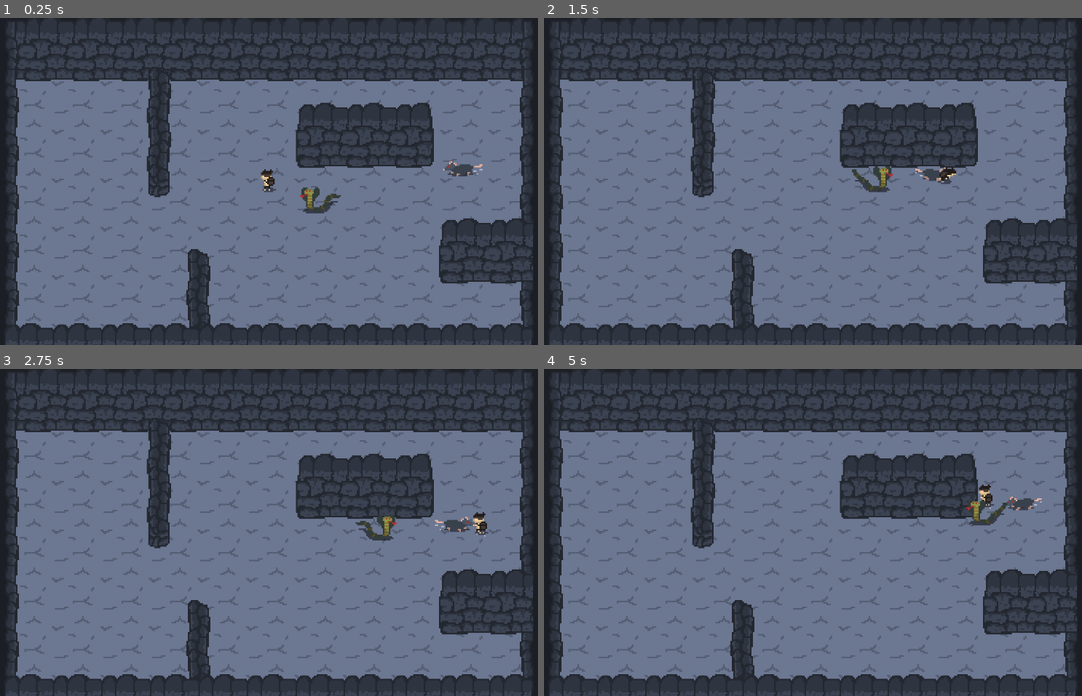
Above: before the commit, frames 1-4 (two rows, left to right).
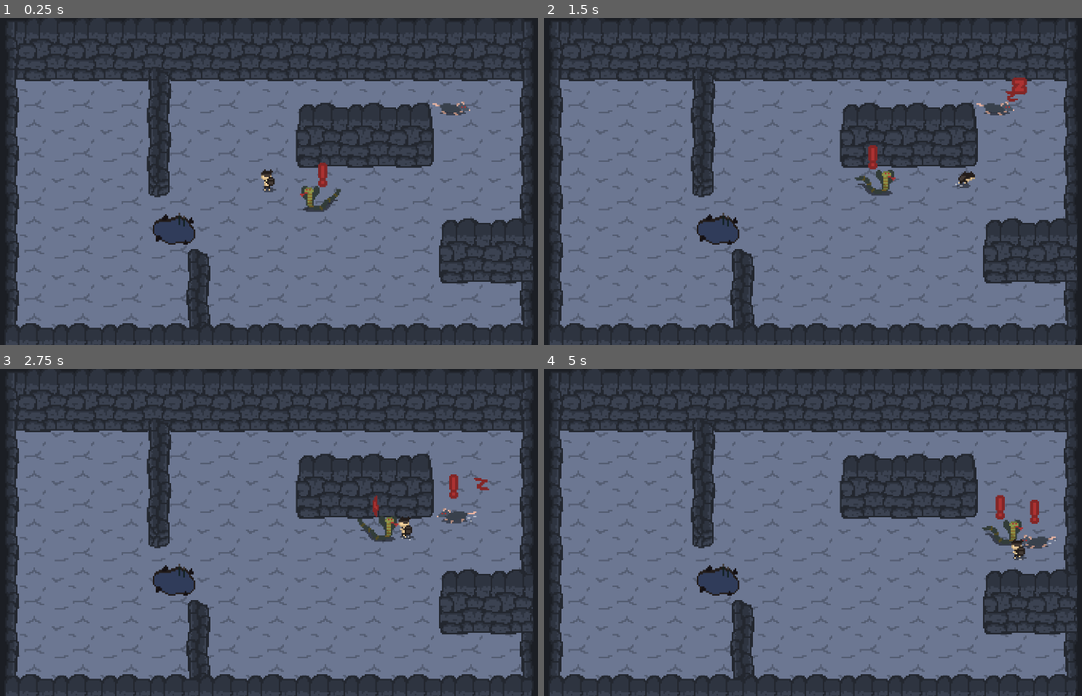
Above: after the commit, the same moments.

Repository: NicoUnd/cam-game-jam-26-repo
Game: Godot game, scene res://scenes/levels/cave_level.tscn
The game is run twice, just before and just after one commit, with the same random seed, the same clock (stepped at 60 frames per second) and the same inputs. This scene is started directly instead of the project's main scene.
Inputs (mouse positions are in pixels of both pictures, inside the frame that each line leads up to):
- Up to frame 1 (0.25 s): no input
- Up to frame 2 (1.5 s): tap Enter (ui_accept) at 0.5, 0.77 s; move the mouse to (942, 165) at 0.52 s; hold D (right) from 0.53 s (still down); tap E (Petrify) at 0.6 s; move the mouse to (694, 197) at 1.27 s; tap Shift (Dash) at 1.35 s
- Up to frame 3 (2.75 s): tap Enter (ui_accept) at 1.52 s; tap E (Petrify) at 1.55, 2.1 s; move the mouse to (328, 460) at 2.02 s; release D (right) at 2.03 s; hold A (left) from 2.03 s (still down)
- Up to frame 4 (5 s): move the mouse to (786, 597) at 2.77 s; release A (left) at 2.78 s; hold D (right) 2.78-4.28 s; tap E (Petrify) at 2.85, 3.8, 4.35 s; tap Enter (ui_accept) at 3.02, 3.77, 4.52 s; move the mouse to (985, 581) at 3.52 s; tap Shift (Dash) at 3.6 s; move the mouse to (635, 483) at 4.27 s; hold A (left) from 4.28 s (still down)

The runs differ from the first frame. In frame 1, 1.3% of the frame differs, in the area x 28-90%, y 25-70%; in frame 2, 1.7%; in frame 3, 1.6%; in frame 4, 1.9%, in the area x 28-96%, y 35-70%.

Commit message:
sleeping

Diff:
--- a/scenes/enemies/enemy.tscn
+++ b/scenes/enemies/enemy.tscn
@@ -1,6 +1,80 @@
 [gd_scene format=3 uid="uid://28fxek2ibb54"]
 
 [ext_resource type="Script" uid="uid://d114r30gu8vjt" path="res://scripts/enemies/enemy.gd" id="1_6xk8f"]
+[ext_resource type="PackedScene" uid="uid://ctidcyu548w45" path="res://scenes/spotted.tscn" id="2_8e3ao"]
+[ext_resource type="Texture2D" uid="uid://bd8ohp53gau56" path="res://assets/sprites/zzz_sheet.png" id="3_38ino"]
+[ext_resource type="Script" uid="uid://chdu5882b75lt" path="res://scripts/sleeping.gd" id="4_fcftc"]
+
+[sub_resource type="AtlasTexture" id="AtlasTexture_fcftc"]
+atlas = ExtResource("3_38ino")
+region = Rect2(0, 0, 32, 32)
+
+[sub_resource type="AtlasTexture" id="AtlasTexture_lu5c6"]
+atlas = ExtResource("3_38ino")
+region = Rect2(32, 0, 32, 32)
+
+[sub_resource type="AtlasTexture" id="AtlasTexture_nb6gf"]
+atlas = ExtResource("3_38ino")
+region = Rect2(64, 0, 32, 32)
+
+[sub_resource type="AtlasTexture" id="AtlasTexture_jt03m"]
+atlas = ExtResource("3_38ino")
+region = Rect2(96, 0, 32, 32)
+
+[sub_resource type="AtlasTexture" id="AtlasTexture_n7575"]
+atlas = ExtResource("3_38ino")
+region = Rect2(128, 0, 32, 32)
+
+[sub_resource type="AtlasTexture" id="AtlasTexture_qch6t"]
+atlas = ExtResource("3_38ino")
+region = Rect2(160, 0, 32, 32)
+
+[sub_resource type="AtlasTexture" id="AtlasTexture_y5th1"]
+atlas = ExtResource("3_38ino")
+region = Rect2(192, 0, 32, 32)
+
+[sub_resource type="AtlasTexture" id="AtlasTexture_tihwb"]
+atlas = ExtResource("3_38ino")
+region = Rect2(224, 0, 32, 32)
+
+[sub_resource type="AtlasTexture" id="AtlasTexture_p7w77"]
+atlas = ExtResource("3_38ino")
+region = Rect2(256, 0, 32, 32)
+
+[sub_resource type="SpriteFrames" id="SpriteFrames_8e3ao"]
+animations = [{
+"frames": [{
+"duration": 1.0,
+"texture": SubResource("AtlasTexture_fcftc")
+}, {
+"duration": 1.0,
+"texture": SubResource("AtlasTexture_lu5c6")
+}, {
+"duration": 1.0,
+"texture": SubResource("AtlasTexture_nb6gf")
+}, {
+"duration": 1.0,
+"texture": SubResource("AtlasTexture_jt03m")
+}, {
+"duration": 1.0,
+"texture": SubResource("AtlasTexture_n7575")
+}, {
+"duration": 1.0,
+"texture": SubResource("AtlasTexture_qch6t")
+}, {
+"duration": 1.0,
+"texture": SubResource("AtlasTexture_y5th1")
+}, {
+"duration": 1.0,
+"texture": SubResource("AtlasTexture_tihwb")
+}, {
+"duration": 1.0,
+"texture": SubResource("AtlasTexture_p7w77")
+}],
+"loop": false,
+"name": &"default",
+"speed": 5.0
+}]
 
 [node name="Enemy" type="RigidBody2D" unique_id=668174716 groups=["Enemies"]]
 y_sort_enabled = true
@@ -12,6 +86,7 @@
 linear_damp = 15.0
 script = ExtResource("1_6xk8f")
 damage = 50
+chase_for = 3.0
 
 [node name="AttackArea2D" type="Area2D" parent="." unique_id=1413472798]
 scale = Vector2(1, 0.99999994)
@@ -23,5 +98,25 @@
 [node name="AnimatedSprite2D" type="AnimatedSprite2D" parent="." unique_id=1003921594]
 scale = Vector2(3, 3)
 
+[node name="Spotted" parent="." unique_id=153104076 instance=ExtResource("2_8e3ao")]
+visible = false
+top_level = false
+z_index = 20
+position = Vector2(0, -58)
+
+[node name="Sleeping" type="AnimatedSprite2D" parent="." unique_id=2101557165]
+visible = false
+position = Vector2(61, -60)
+scale = Vector2(3, 3)
+sprite_frames = SubResource("SpriteFrames_8e3ao")
+frame = 8
+frame_progress = 1.0
+script = ExtResource("4_fcftc")
+
+[node name="Timer" type="Timer" parent="Sleeping" unique_id=116733340]
+autostart = true
+
 [connection signal="body_entered" from="AttackArea2D" to="." method="_on_hurtbox_entered"]
 [connection signal="body_exited" from="AttackArea2D" to="." method="_on_hurtbox_exited"]
+[connection signal="animation_finished" from="Sleeping" to="Sleeping" method="_on_animation_finished"]
+[connection signal="timeout" from="Sleeping/Timer" to="Sleeping" method="_on_timer_timeout"]
--- a/scenes/enemies/rat.tscn
+++ b/scenes/enemies/rat.tscn
@@ -4,8 +4,8 @@
 [ext_resource type="Texture2D" uid="uid://ds13fqv20ps75" path="res://assets/sprites/rat_sheet.png" id="2_l3lpa"]
 
 [sub_resource type="CapsuleShape2D" id="CapsuleShape2D_qn0ow"]
-radius = 14.0
-height = 56.0
+radius = 9.0
+height = 40.0
 
 [sub_resource type="AtlasTexture" id="AtlasTexture_orb1r"]
 atlas = ExtResource("2_l3lpa")
@@ -15,13 +15,25 @@
 atlas = ExtResource("2_l3lpa")
 region = Rect2(32, 0, 32, 16)
 
+[sub_resource type="AtlasTexture" id="AtlasTexture_qn0ow"]
+atlas = ExtResource("2_l3lpa")
+region = Rect2(0, 16, 32, 16)
+
+[sub_resource type="AtlasTexture" id="AtlasTexture_l3lpa"]
+atlas = ExtResource("2_l3lpa")
+region = Rect2(32, 16, 32, 16)
+
 [sub_resource type="AtlasTexture" id="AtlasTexture_fxid1"]
 atlas = ExtResource("2_l3lpa")
-region = Rect2(64, 0, 32, 16)
+region = Rect2(64, 16, 32, 16)
 
 [sub_resource type="AtlasTexture" id="AtlasTexture_ohayx"]
 atlas = ExtResource("2_l3lpa")
-region = Rect2(96, 0, 32, 16)
+region = Rect2(96, 16, 32, 16)
+
+[sub_resource type="AtlasTexture" id="AtlasTexture_rl5i1"]
+atlas = ExtResource("2_l3lpa")
+region = Rect2(0, 0, 32, 16)
 
 [sub_resource type="SpriteFrames" id="SpriteFrames_rl5i1"]
 animations = [{
@@ -31,6 +43,17 @@
 }, {
 "duration": 1.0,
 "texture": SubResource("AtlasTexture_6756y")
+}],
+"loop": true,
+"name": &"idle",
+"speed": 4.0
+}, {
+"frames": [{
+"duration": 1.0,
+"texture": SubResource("AtlasTexture_qn0ow")
+}, {
+"duration": 1.0,
+"texture": SubResource("AtlasTexture_l3lpa")
 }, {
 "duration": 1.0,
 "texture": SubResource("AtlasTexture_fxid1")
@@ -39,12 +62,22 @@
 "texture": SubResource("AtlasTexture_ohayx")
 }],
 "loop": true,
-"name": &"default",
+"name": &"run",
 "speed": 8.0
+}, {
+"frames": [{
+"duration": 1.0,
+"texture": SubResource("AtlasTexture_rl5i1")
+}],
+"loop": false,
+"name": &"sleep",
+"speed": 1.0
 }]
 
 [node name="Rat" unique_id=668174716 instance=ExtResource("1_qn0ow")]
-speed = 150.0
+speed = 160.0
+damage = 1
+chase_for = 0.0
 
 [node name="CollisionShape2D" parent="." index="1" unique_id=580851608]
 rotation = 1.5707964
@@ -52,5 +85,5 @@
 
 [node name="AnimatedSprite2D" parent="." index="2" unique_id=1003921594]
 sprite_frames = SubResource("SpriteFrames_rl5i1")
-autoplay = "default"
-frame_progress = 0.8456306
+animation = &"sleep"
+autoplay = "idle"
--- a/scenes/enemies/snake.tscn
+++ b/scenes/enemies/snake.tscn
@@ -5,8 +5,8 @@
 [ext_resource type="Texture2D" uid="uid://csuhyr5hd1h1" path="res://assets/sprites/snake_sheet.png" id="1_uprpt"]
 
 [sub_resource type="CapsuleShape2D" id="CapsuleShape2D_lcdrh"]
-radius = 17.495
-height = 75.43
+radius = 11.495
+height = 59.43
 
 [sub_resource type="AtlasTexture" id="AtlasTexture_lcdrh"]
 atlas = ExtResource("1_uprpt")
@@ -24,6 +24,26 @@
 atlas = ExtResource("1_uprpt")
 region = Rect2(96, 0, 32, 32)
 
+[sub_resource type="AtlasTexture" id="AtlasTexture_4asqu"]
+atlas = ExtResource("1_uprpt")
+region = Rect2(0, 0, 32, 32)
+
+[sub_resource type="AtlasTexture" id="AtlasTexture_8an45"]
+atlas = ExtResource("1_uprpt")
+region = Rect2(32, 0, 32, 32)
+
+[sub_resource type="AtlasTexture" id="AtlasTexture_vayta"]
+atlas = ExtResource("1_uprpt")
+region = Rect2(64, 0, 32, 32)
+
+[sub_resource type="AtlasTexture" id="AtlasTexture_h4f8f"]
+atlas = ExtResource("1_uprpt")
+region = Rect2(96, 0, 32, 32)
+
+[sub_resource type="AtlasTexture" id="AtlasTexture_e5xii"]
+atlas = ExtResource("1_uprpt")
+region = Rect2(0, 0, 32, 32)
+
 [sub_resource type="SpriteFrames" id="SpriteFrames_4asqu"]
 animations = [{
 "frames": [{
@@ -40,23 +60,45 @@
 "texture": SubResource("AtlasTexture_cee5q")
 }],
 "loop": true,
-"name": &"default",
+"name": &"idle",
+"speed": 4.0
+}, {
+"frames": [{
+"duration": 1.0,
+"texture": SubResource("AtlasTexture_4asqu")
+}, {
+"duration": 1.0,
+"texture": SubResource("AtlasTexture_8an45")
+}, {
+"duration": 1.0,
+"texture": SubResource("AtlasTexture_vayta")
+}, {
+"duration": 1.0,
+"texture": SubResource("AtlasTexture_h4f8f")
+}],
+"loop": true,
+"name": &"run",
 "speed": 8.0
+}, {
+"frames": [{
+"duration": 1.0,
+"texture": SubResource("AtlasTexture_e5xii")
+}],
+"loop": false,
+"name": &"sleep",
+"speed": 1.0
 }]
 
 [node name="Snake" unique_id=668174716 instance=ExtResource("1_lcdrh")]
 script = ExtResource("1_a250b")
-damage = 5
+damage = 1
 
 [node name="CollisionShape2D" parent="." index="1" unique_id=580851608]
-position = Vector2(2.715, -1.495)
+position = Vector2(4.84, -0.18)
 rotation = 1.5707964
-scale = Vector2(1, 1)
 shape = SubResource("CapsuleShape2D_lcdrh")
 
 [node name="AnimatedSprite2D" parent="." index="2" unique_id=1003921594]
-scale = Vector2(3, 3)
 sprite_frames = SubResource("SpriteFrames_4asqu")
-autoplay = "default"
-frame = 2
-frame_progress = 0.26126134
+animation = &"sleep"
+autoplay = "idle"
--- a/scenes/levels/cave_level.tscn
+++ b/scenes/levels/cave_level.tscn
@@ -13,6 +13,7 @@
 [ext_resource type="PackedScene" uid="uid://pd1mcvb1knm8" path="res://scenes/obstacles/h_wall_left.tscn" id="11_8t11a"]
 [ext_resource type="PackedScene" uid="uid://h0ie0t1ggrai" path="res://scenes/obstacles/h_wall_right.tscn" id="12_8t11a"]
 [ext_resource type="PackedScene" uid="uid://dcvo6ylw4wftk" path="res://scenes/enemies/rat.tscn" id="13_ruawh"]
+[ext_resource type="PackedScene" uid="uid://dyd4vj2mlckcx" path="res://scenes/muddy_puddle.tscn" id="14_dr6go"]
 
 [node name="CaveLevel" unique_id=951364413 instance=ExtResource("1_axssm")]
 
@@ -305,4 +306,7 @@
 position = Vector2(288, -120)
 
 [node name="Rat" parent="Y-Sort" parent_id_path=PackedInt32Array(1050274422) index="12" unique_id=255767826 instance=ExtResource("13_ruawh")]
-position = Vector2(402, -27)
+position = Vector2(366, -146)
+
+[node name="MuddyPuddle" parent="." index="7" unique_id=206173280 instance=ExtResource("14_dr6go")]
+position = Vector2(-187, 89)
--- a/scenes/muddy_puddle.tscn
+++ b/scenes/muddy_puddle.tscn
@@ -1,12 +1,23 @@
 [gd_scene format=3 uid="uid://dyd4vj2mlckcx"]
 
 [ext_resource type="Script" uid="uid://co3m0m5wdrm5o" path="res://scripts/muddy_puddle.gd" id="1_mun5o"]
+[ext_resource type="Texture2D" uid="uid://cd1h7p1a5eyvc" path="res://assets/sprites/puddle.png" id="2_6t1j0"]
 
-[sub_resource type="CircleShape2D" id="CircleShape2D_6t1j0"]
+[sub_resource type="CapsuleShape2D" id="CapsuleShape2D_6t1j0"]
+radius = 17.0
+height = 64.0
 
 [node name="MuddyPuddle" type="Area2D" unique_id=206173280]
+z_index = -1
+collision_mask = 3
 script = ExtResource("1_mun5o")
 
+[node name="Sprite2D" type="Sprite2D" parent="." unique_id=1414461245]
+scale = Vector2(3, 3)
+texture = ExtResource("2_6t1j0")
+
 [node name="CollisionShape2D" type="CollisionShape2D" parent="." unique_id=592920953]
-shape = SubResource("CircleShape2D_6t1j0")
+position = Vector2(-1, 10)
+rotation = 1.5707964
+shape = SubResource("CapsuleShape2D_6t1j0")
 debug_color = Color(0, 0.5882353, 0.7647059, 0.96862745)
--- a/scenes/obstacles/h_wall.tscn
+++ b/scenes/obstacles/h_wall.tscn
@@ -4,7 +4,7 @@
 [ext_resource type="Texture2D" uid="uid://dc0euoxbr21o3" path="res://assets/sprites/hwall.png" id="2_dfu6u"]
 
 [sub_resource type="RectangleShape2D" id="RectangleShape2D_dfu6u"]
-size = Vector2(96, 83)
+size = Vector2(96, 94.5)
 
 [node name="HWall" unique_id=12530250 instance=ExtResource("1_rxlm5")]
 
@@ -12,5 +12,5 @@
 texture = ExtResource("2_dfu6u")
 
 [node name="CollisionShape2D" parent="." index="1" unique_id=1902074252]
-position = Vector2(0, 42)
+position = Vector2(0, 36.25)
 shape = SubResource("RectangleShape2D_dfu6u")
--- a/scenes/obstacles/h_wall_left.tscn
+++ b/scenes/obstacles/h_wall_left.tscn
@@ -4,11 +4,11 @@
 [ext_resource type="Texture2D" uid="uid://4i0llu6tc4bc" path="res://assets/sprites/hwall_left.png" id="2_ti7me"]
 
 [sub_resource type="RectangleShape2D" id="RectangleShape2D_16ya1"]
-size = Vector2(62, 81)
+size = Vector2(62, 92.5)
 
 [sub_resource type="CapsuleShape2D" id="CapsuleShape2D_16ya1"]
 radius = 26.0
-height = 82.0
+height = 90.0
 
 [node name="HWallLeft" unique_id=12530250 instance=ExtResource("1_16ya1")]
 
@@ -16,9 +16,9 @@
 texture = ExtResource("2_ti7me")
 
 [node name="CollisionShape2D" parent="." index="1" unique_id=1902074252]
-position = Vector2(17, 43)
+position = Vector2(17, 37.25)
 shape = SubResource("RectangleShape2D_16ya1")
 
 [node name="CollisionShape2D2" type="CollisionShape2D" parent="." index="2" unique_id=1379843395]
-position = Vector2(-15, 43)
+position = Vector2(-15, 36)
 shape = SubResource("CapsuleShape2D_16ya1")
--- a/scenes/obstacles/h_wall_right.tscn
+++ b/scenes/obstacles/h_wall_right.tscn
@@ -4,11 +4,11 @@
 [ext_resource type="Texture2D" uid="uid://c4ur7kwrfj6d2" path="res://assets/sprites/hwall_right.png" id="2_s8j55"]
 
 [sub_resource type="RectangleShape2D" id="RectangleShape2D_homsj"]
-size = Vector2(58, 80)
+size = Vector2(58, 91)
 
 [sub_resource type="CapsuleShape2D" id="CapsuleShape2D_homsj"]
 radius = 27.0
-height = 82.0
+height = 90.0
 
 [node name="HWallRight" unique_id=12530250 instance=ExtResource("1_homsj")]
 
@@ -16,9 +16,9 @@
 texture = ExtResource("2_s8j55")
 
 [node name="CollisionShape2D" parent="." index="1" unique_id=1902074252]
-position = Vector2(-19, 45)
+position = Vector2(-19, 39.5)
 shape = SubResource("RectangleShape2D_homsj")
 
 [node name="CollisionShape2D2" type="CollisionShape2D" parent="." index="2" unique_id=191065372]
-position = Vector2(11, 45)
+position = Vector2(11, 40)
 shape = SubResource("CapsuleShape2D_homsj")
--- /dev/null
+++ b/scenes/spotted.tscn
@@ -0,0 +1,120 @@
+[gd_scene format=3 uid="uid://ctidcyu548w45"]
+
+[ext_resource type="Texture2D" uid="uid://ccjgbmolwvh70" path="res://assets/sprites/spotted_sheet.png" id="1_ka0tk"]
+[ext_resource type="Script" uid="uid://dmn66n0uufmhj" path="res://scripts/spotted.gd" id="2_rdh7w"]
+
+[sub_resource type="AtlasTexture" id="AtlasTexture_rdh7w"]
+atlas = ExtResource("1_ka0tk")
+region = Rect2(0, 0, 16, 16)
+
+[sub_resource type="AtlasTexture" id="AtlasTexture_xf4eu"]
+atlas = ExtResource("1_ka0tk")
+region = Rect2(16, 0, 16, 16)
+
+[sub_resource type="AtlasTexture" id="AtlasTexture_hsjkj"]
+atlas = ExtResource("1_ka0tk")
+region = Rect2(32, 0, 16, 16)
+
+[sub_resource type="AtlasTexture" id="AtlasTexture_x7kvk"]
+atlas = ExtResource("1_ka0tk")
+region = Rect2(48, 0, 16, 16)
+
+[sub_resource type="AtlasTexture" id="AtlasTexture_t6djm"]
+atlas = ExtResource("1_ka0tk")
+region = Rect2(64, 0, 16, 16)
+
+[sub_resource type="AtlasTexture" id="AtlasTexture_1ek61"]
+atlas = ExtResource("1_ka0tk")
+region = Rect2(80, 0, 16, 16)
+
+[sub_resource type="AtlasTexture" id="AtlasTexture_dbfl7"]
+atlas = ExtResource("1_ka0tk")
+region = Rect2(96, 0, 16, 16)
+
+[sub_resource type="AtlasTexture" id="AtlasTexture_f1hpw"]
+atlas = ExtResource("1_ka0tk")
+region = Rect2(112, 0, 16, 16)
+
+[sub_resource type="AtlasTexture" id="AtlasTexture_tjdl8"]
+atlas = ExtResource("1_ka0tk")
+region = Rect2(128, 0, 16, 16)
+
+[sub_resource type="AtlasTexture" id="AtlasTexture_6wy6t"]
+atlas = ExtResource("1_ka0tk")
+region = Rect2(144, 0, 16, 16)
+
+[sub_resource type="AtlasTexture" id="AtlasTexture_8xjwh"]
+atlas = ExtResource("1_ka0tk")
+region = Rect2(160, 0, 16, 16)
+
+[sub_resource type="AtlasTexture" id="AtlasTexture_vsn06"]
+atlas = ExtResource("1_ka0tk")
+region = Rect2(176, 0, 16, 16)
+
+[sub_resource type="AtlasTexture" id="AtlasTexture_xvwt3"]
+atlas = ExtResource("1_ka0tk")
+region = Rect2(192, 0, 16, 16)
+
+[sub_resource type="AtlasTexture" id="AtlasTexture_cs82t"]
+atlas = ExtResource("1_ka0tk")
+region = Rect2(208, 0, 16, 16)
+
+[sub_resource type="SpriteFrames" id="SpriteFrames_2ejol"]
+animations = [{
+"frames": [{
+"duration": 1.0,
+"texture": SubResource("AtlasTexture_rdh7w")
+}, {
+"duration": 1.0,
+"texture": SubResource("AtlasTexture_xf4eu")
+}, {
+"duration": 1.0,
+"texture": SubResource("AtlasTexture_hsjkj")
+}, {
+"duration": 1.0,
+"texture": SubResource("AtlasTexture_x7kvk")
+}, {
+"duration": 1.0,
+"texture": SubResource("AtlasTexture_t6djm")
+}, {
+"duration": 1.0,
+"texture": SubResource("AtlasTexture_1ek61")
+}, {
+"duration": 1.0,
+"texture": SubResource("AtlasTexture_dbfl7")
+}, {
+"duration": 1.0,
+"texture": SubResource("AtlasTexture_f1hpw")
+}, {
+"duration": 1.0,
+"texture": SubResource("AtlasTexture_tjdl8")
+}, {
+"duration": 1.0,
+"texture": SubResource("AtlasTexture_6wy6t")
+}, {
+"duration": 1.0,
+"texture": SubResource("AtlasTexture_8xjwh")
+}, {
+"duration": 1.0,
+"texture": SubResource("AtlasTexture_vsn06")
+}, {
+"duration": 1.0,
+"texture": SubResource("AtlasTexture_xvwt3")
+}, {
+"duration": 1.0,
+"texture": SubResource("AtlasTexture_cs82t")
+}],
+"loop": false,
+"name": &"default",
+"speed": 15.0
+}]
+
+[node name="Spotted" type="AnimatedSprite2D" unique_id=153104076]
+top_level = true
+scale = Vector2(3, 3)
+sprite_frames = SubResource("SpriteFrames_2ejol")
+frame = 13
+frame_progress = 1.0
+script = ExtResource("2_rdh7w")
+
+[connection signal="animation_finished" from="." to="." method="_on_animation_finished"]
--- a/scripts/enemies/enemy.gd
+++ b/scripts/enemies/enemy.gd
@@ -7,32 +7,77 @@
 @export var damage : int = 5
 @export var attack_cooldown : float = 1.0
 @export var player_attack_grace : float = 0.2
-var _is_petrified : bool = false
 var objects_in_range : Array[Destructable] = []
 var _time_since_last_attack : float = 0.0
 var _player_in_range : bool = false
 var _time_since_player_in_range : float = 0
 
+var _last_spotted: float = INF;
+var _been_idle_for: float = 0;
+
+@export var chase_for: float = 3;
+@export var idle_until_sleep: float = 5;
 
 @onready var animated_sprite_2d: AnimatedSprite2D = $AnimatedSprite2D
+
+@onready var spotted: Spotted = $Spotted
+
+enum ENEMY_STATE {IDLE, SLEEPING, CHASING, PETRIFIED};
+var state: ENEMY_STATE = ENEMY_STATE.SLEEPING;
 
 # Called when the node enters the scene tree for the first time.
 func _ready() -> void:
 	player = Player.player
 
 func petrify() -> void:
-	_is_petrified = true
+	state = ENEMY_STATE.PETRIFIED;
+
+func spotted_player() -> void:
+	state = ENEMY_STATE.CHASING;
+	_last_spotted = 0;
 
 # Called every frame. 'delta' is the elapsed time since the previous frame.
+func _physics_process(delta: float) -> void:
+	match state:
+		ENEMY_STATE.PETRIFIED:
+			return;
+		ENEMY_STATE.IDLE:
+			_been_idle_for += delta;
+
+	move(delta)
+	attack(delta)
+	animated_sprite_2d.flip_h = linear_velocity.x < 0;
+
+	if state == ENEMY_STATE.IDLE and _been_idle_for > idle_until_sleep:
+		state = ENEMY_STATE.SLEEPING;
+
+	var state_space = get_world_2d().direct_space_state
+	var query = PhysicsRayQueryParameters2D.create(global_position, Player.player.position, 4)
+	#query.exclude = enemies_and_player
+	var result = state_space.intersect_ray(query)
+	if result.is_empty():
+		spotted_player();
+	else:
+		_last_spotted += delta;
+		if state == ENEMY_STATE.CHASING and _last_spotted > chase_for:
+			state = ENEMY_STATE.IDLE;
+			_been_idle_for = 0;
+
 func _process(delta: float) -> void:
-	if not _is_petrified:
-		move(delta)
-		attack(delta)
-		animated_sprite_2d.flip_h = linear_velocity.x < 0;
+	match state:
+		ENEMY_STATE.CHASING:
+			animated_sprite_2d.play("run")
+			spotted.spotted();
+		ENEMY_STATE.IDLE:
+			animated_sprite_2d.play("idle")
+		ENEMY_STATE.SLEEPING:
+			animated_sprite_2d.play("sleep")
 
 func move(delta: float) -> void:
-	var direction = global_position.direction_to(player.global_position)
-	linear_velocity = direction * speed
+	match state:
+		ENEMY_STATE.CHASING:
+			var direction = global_position.direction_to(player.global_position)
+			linear_velocity = direction * speed
 
 func attack(delta : float) -> void:
 	if _player_in_range and _time_since_player_in_range <= player_attack_grace:
--- a/scripts/medusa.gd
+++ b/scripts/medusa.gd
@@ -6,11 +6,11 @@
 func petrify(looking_dir : Vector2):
 	var state_space = get_world_2d().direct_space_state
 	var enemies : Array[Node] = get_tree().current_scene.get_tree().get_nodes_in_group("Enemies")
-	var enemies_and_player: Array[RID] = [self, player]
+	#var enemies_and_player: Array[RID] = [self, player]
 
-	for enemy : Node in enemies:
-		if enemy is Enemy:
-			enemies_and_player.append(enemy.get_rid())
+	#for enemy : Node in enemies:
+	#	if enemy is Enemy:
+	#		enemies_and_player.append(enemy.get_rid())
 
 	for enemy : Node in enemies:
 		if enemy is Enemy:
@@ -18,8 +18,8 @@
 			var enemy_direction : Vector2 = enemy_position - global_position
 			var angle_to_enemy = abs(enemy_direction.angle_to(looking_dir))
 			if angle_to_enemy < vision_cone_angle:
-				var query = PhysicsRayQueryParameters2D.create(global_position, enemy_position)
-				query.exclude = enemies_and_player
+				var query = PhysicsRayQueryParameters2D.create(global_position, enemy_position, 4)
+				#query.exclude = enemies_and_player
 				var result = state_space.intersect_ray(query)
 				if result.is_empty():
 					enemy.petrify()
--- /dev/null
+++ b/scripts/sleeping.gd
@@ -0,0 +1,11 @@
+extends AnimatedSprite2D
+
+@onready var enemy: Enemy = $".."
+
+func _on_timer_timeout() -> void:
+	if enemy.state == Enemy.ENEMY_STATE.SLEEPING:
+		visible = true;
+		play("default")
+
+func _on_animation_finished() -> void:
+	visible = false;
--- /dev/null
+++ b/scripts/spotted.gd
@@ -0,0 +1,9 @@
+extends AnimatedSprite2D
+class_name Spotted
+
+func spotted() -> void:
+	visible = true;
+	play("default");
+
+func _on_animation_finished() -> void:
+	visible = false;
Binary file changed: assets/sprites/button.aseprite
Binary file changed: assets/sprites/rat.aseprite
Binary file changed: assets/sprites/rat_sheet.png
Binary file added: assets/sprites/spotted.aseprite
Binary file added: assets/sprites/spotted.png
Not shown, added: assets/sprites/spotted.png.import
Binary file added: assets/sprites/spotted_sheet.png
Not shown, added: assets/sprites/spotted_sheet.png.import
Binary file added: assets/sprites/zzz.aseprite
Binary file added: assets/sprites/zzz_sheet.png
Not shown, added: assets/sprites/zzz_sheet.png.import
Not shown, added: scripts/sleeping.gd.uid
(and 1 more such lines)
